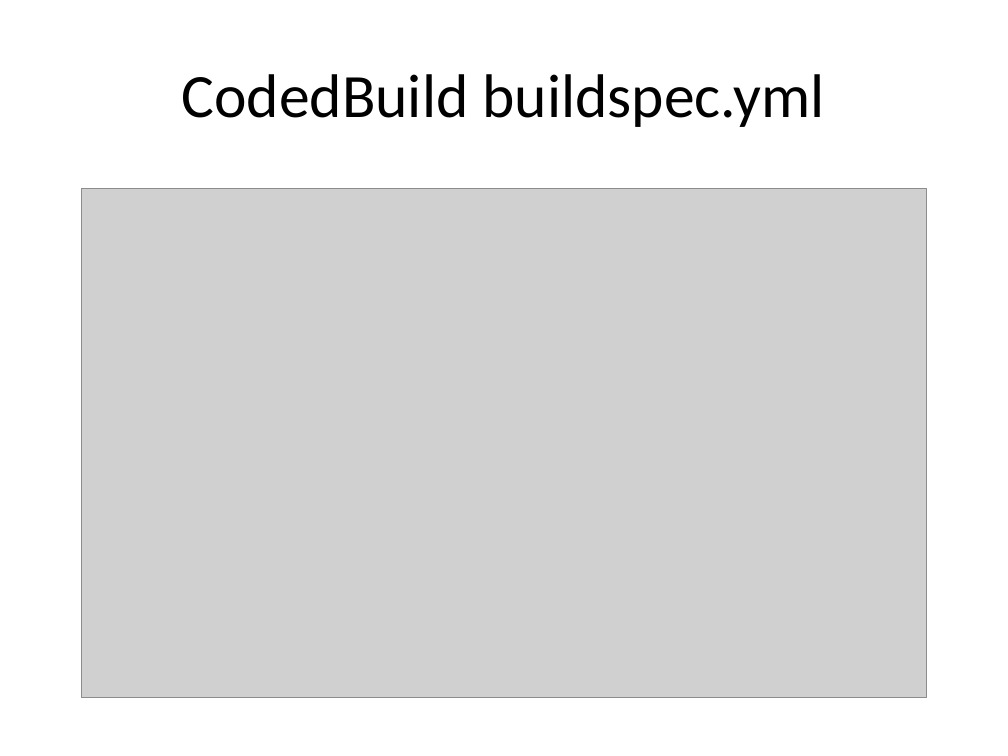
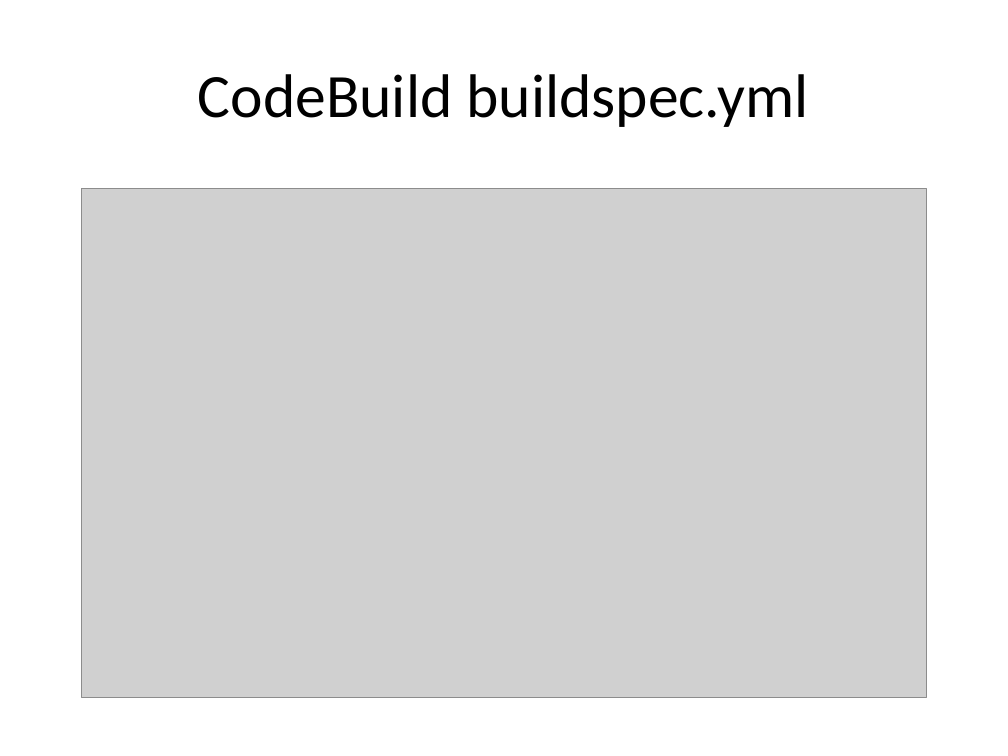
Before and after one commit to jasondbaker/infrastructure-class, a slide deck: slide 23 of lectures/infrastructure-week-10.pptx. Drawn at 1008x756 pixels with LibreOffice and Linux fonts; fonts in the diff are those of the drawing; grey boxes stand for pictures. Boxes give left, top, right and bottom in pixels: in the first picture for what was removed or moved away, otherwise in the second. Text is boxed around its words. In the diff, an @@ line names an element or a change of style, - is before the commit and + after.

```diff
--- a/lectures/infrastructure-week-10.pptx
+++ b/lectures/infrastructure-week-10.pptx
@@ title at [198, 74, 809, 127]: text changed @@
-CodedBuild buildspec.yml
+CodeBuild buildspec.yml
```
Also in this commit, not shown: 2 other slides changed, 1 other file.
